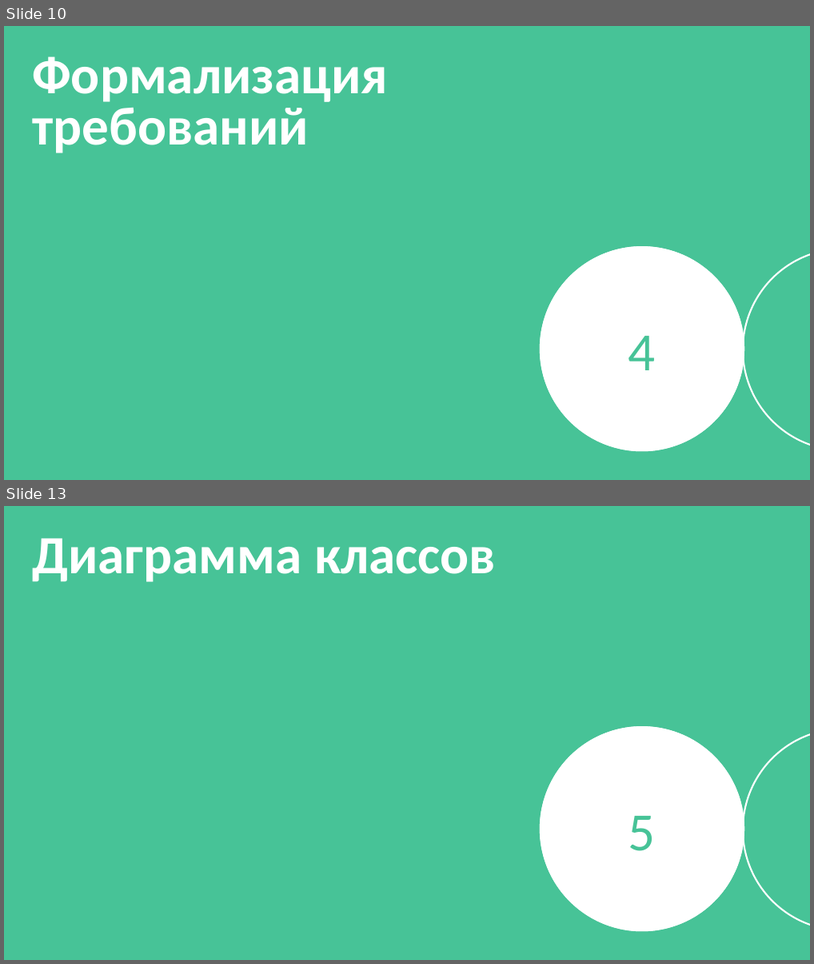
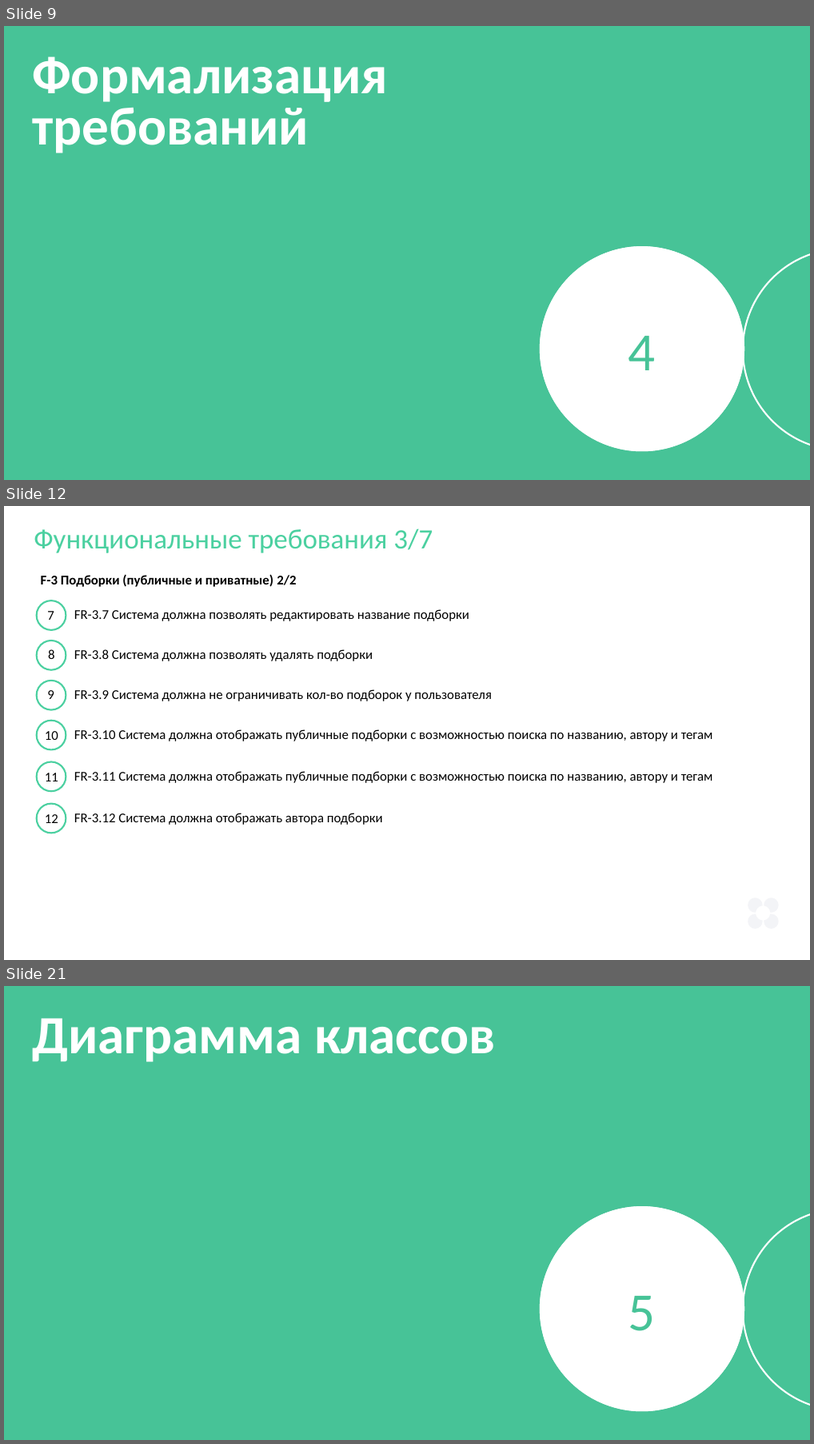
Before and after one commit to andlargesoda/WTW-platform, a slide deck: 06_Презентация/WTW-platform_v1.0.pptx. Shown one above the other, each under a label of ours: slides 10 and 13 before the commit, slides 9, 12 and 21 after it; the slides between them are not shown. The pictures are 814x964 and 814x1444 pixels, drawn with LibreOffice and Linux fonts; fonts in the diff are those of the drawing. Boxes give left, top, right and bottom in pixels: in the first picture for what was removed or moved away, otherwise in the second. Text is boxed around its words. In the diff, an @@ line names an element or a change of style, - is before the commit and + after.

```diff
--- a/06_Презентация/WTW-platform_v1.0.pptx
+++ b/06_Презентация/WTW-platform_v1.0.pptx
@@ slide 12 added at <box>4,506,810,960</box>, background #FFFFFF @@
@@ text added at <box>34,528,433,553</box>, 25 pt, text #4BD0A0 @@
+Функциональные требования 3/7
@@ text added at <box>41,574,296,587</box>, 12 pt, text #000000, bold @@
+F-3 Подборки (публичные и приватные) 2/2
@@ ellipse added at <box>36,600,66,629</box>, outline #4BD0A0 1.5 pt @@
@@ text added at <box>47,611,54,620</box>, 12 pt, text #000000 @@
+7
@@ text added at <box>74,609,470,621</box>, 12 pt, text #000000 @@
+FR-3.7 Система должна позволять редактировать название подборки
@@ ellipse added at <box>36,640,66,670</box>, outline #4BD0A0 1.5 pt @@
@@ text added at <box>48,649,54,659</box>, 12 pt, text #000000 @@
+8
@@ text added at <box>74,649,373,661</box>, 12 pt, text #000000 @@
+FR-3.8 Система должна позволять удалять подборки
@@ ellipse added at <box>36,680,66,709</box>, outline #4BD0A0 1.5 pt @@
@@ text added at <box>47,690,54,699</box>, 12 pt, text #000000 @@
+9
@@ text added at <box>74,689,492,701</box>, 12 pt, text #000000 @@
+FR-3.9 Система должна не ограничивать кол-во подборок у пользователя
@@ ellipse added at <box>36,720,66,749</box>, outline #4BD0A0 1.5 pt @@
@@ text added at <box>45,731,58,740</box>, 12 pt, text #000000 @@
+10
@@ text added at <box>74,729,714,741</box>, 12 pt, text #000000 @@
+FR-3.10 Система должна отображать публичные подборки с возможностью поиска по названию, автору и тегам
@@ ellipse added at <box>36,762,66,791</box>, outline #4BD0A0 1.5 pt @@
@@ text added at <box>45,772,58,781</box>, 12 pt, text #000000 @@
+11
@@ text added at <box>74,771,714,783</box>, 12 pt, text #000000 @@
+FR-3.11 Система должна отображать публичные подборки с возможностью поиска по названию, автору и тегам
@@ ellipse added at <box>36,804,66,832</box>, outline #4BD0A0 1.5 pt @@
@@ text added at <box>45,814,58,823</box>, 12 pt, text #000000 @@
+12
@@ text added at <box>74,812,383,824</box>, 12 pt, text #000000 @@
+FR-3.12 Система должна отображать автора подборки
@@ group added at <box>748,897,779,928</box>: 4 freeform shapes @@
@@ what was slide 10 is now slide 9 @@
@@ what was slide 13 is now slide 21 @@
```
Also in this commit, not shown: 5 slides changed, 9 other slides added, 2 slides removed, 10 other files.
